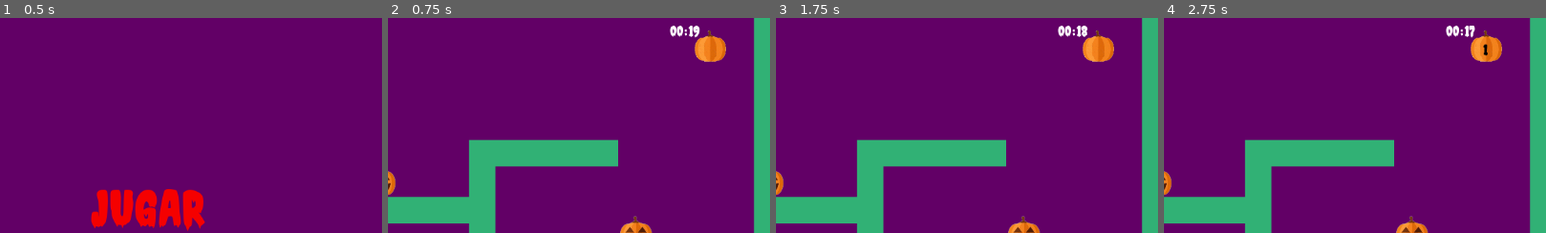
Above: before the commit, frames 1-4 (left to right).
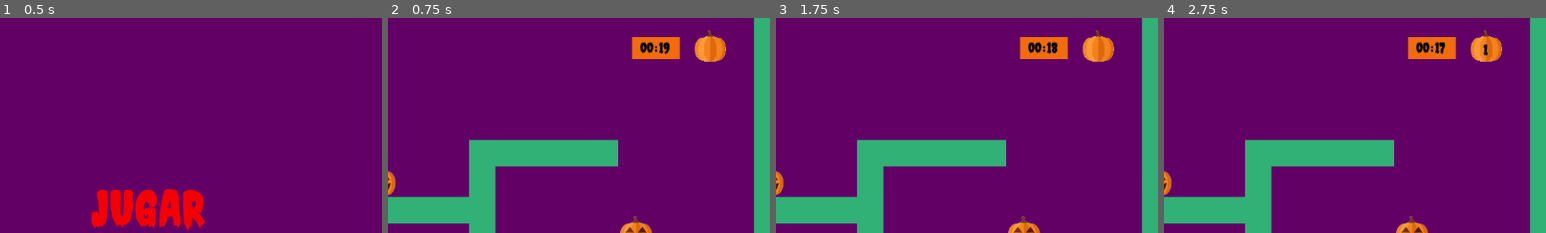
Above: after the commit, the same moments.

Repository: ValentinaDaruich/Plataformero-basico
Game: Godot game, scene res://menu.tscn
Two runs of this game, one before a commit and one after it. Both use one fixed random seed, a clock stepped at 60 frames per second and the inputs below.
Inputs:
- Up to frame 1 (0.5 s): no input
- Up to frame 2 (0.75 s): click "jugar" at 0.5 s
- Up to frame 3 (1.75 s): tap Enter (ui_accept) at 1.25, 1.52 s; hold Right (ui_right) from 1.28 s (still down)
- Up to frame 4 (2.75 s): keep holding Right (ui_right); tap Enter (ui_accept) at 2.27 s
The pictures show only the part of the screen within x 50-100%, y 5-55%; the shares and areas given below are measured in that part.

Frame 1 is identical in both runs. In frame 2, 1.6% of the frame differs, in the area x 63-82%, y 3-20%; in frame 3, 1.6%; in frame 4, 1.6%.

Commit message:
Ajuste HUD

Diff:
--- a/timer.tscn
+++ b/timer.tscn
@@ -16,18 +16,28 @@
 wait_time = 20.0
 autostart = true
 
+[node name="ColorRect" type="ColorRect" parent="."]
+layout_mode = 0
+offset_left = 944.0
+offset_top = 59.0
+offset_right = 1016.0
+offset_bottom = 92.0
+color = Color(0.945098, 0.423529, 0.0392157, 1)
+
 [node name="Label" type="Label" parent="."]
 layout_mode = 1
 anchors_preset = 5
 anchor_left = 0.5
 anchor_right = 0.5
-offset_left = 425.0
-offset_top = 41.0
-offset_right = 472.0
-offset_bottom = 64.0
+offset_left = 380.0
+offset_top = 65.0
+offset_right = 427.0
+offset_bottom = 88.0
 grow_horizontal = 2
+theme_override_colors/font_color = Color(0, 0, 0, 1)
 theme_override_fonts/font = ExtResource("1_oj2ma")
 theme_override_font_sizes/font_size = 24
 text = "00:00"
+vertical_alignment = 1
 
 [connection signal="timeout" from="Timer" to="." method="_on_timer_timeout"]
Not shown, added: export_presets.cfg
